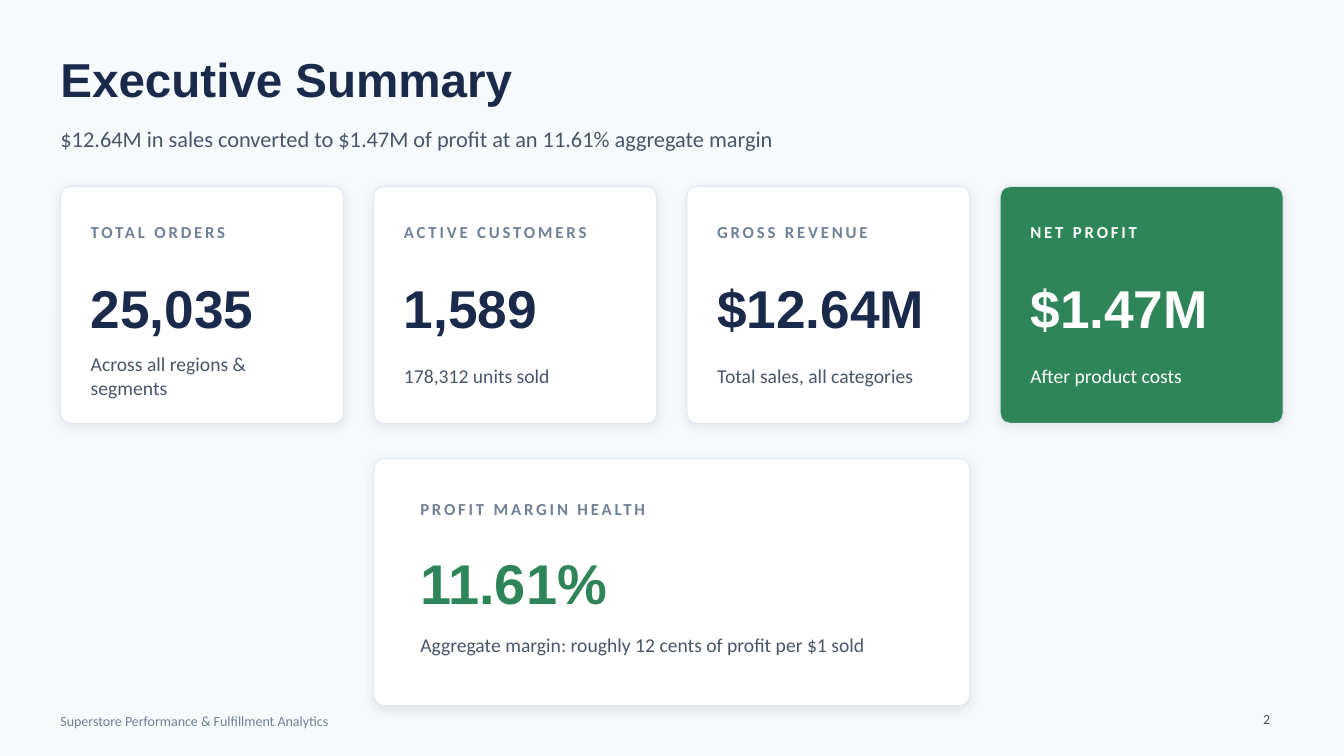
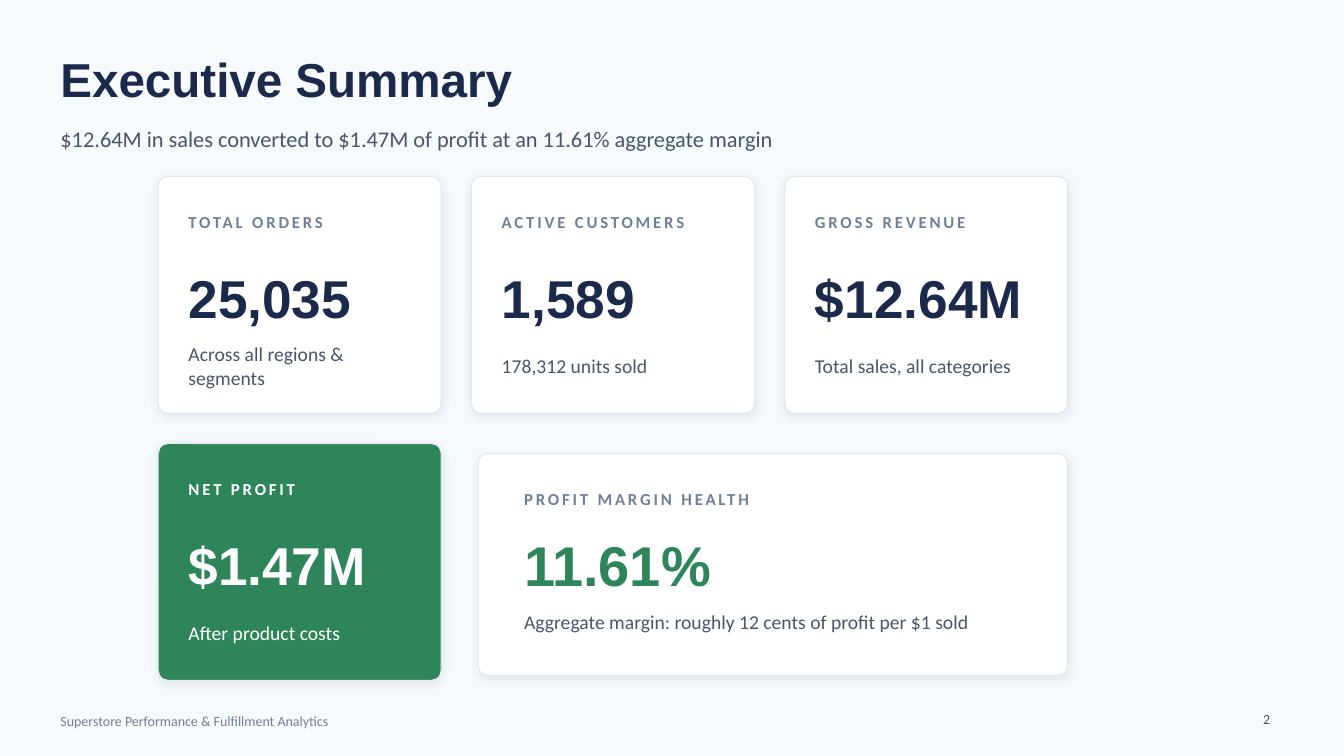
Before and after one commit to king-obobo/analytics_with_dbt, a slide deck: slide 2 of Superstore_Performance_Fulfillment_Analytics.pptx. Drawn at 1344x756 pixels with LibreOffice and Linux fonts; fonts in the diff are those of the drawing. Boxes give left, top, right and bottom in pixels: in the first picture for what was removed or moved away, otherwise in the second. Text is boxed around its words. In the diff, an @@ line names an element or a change of style, - is before the commit and + after.

```diff
--- a/Superstore_Performance_Fulfillment_Analytics.pptx
+++ b/Superstore_Performance_Fulfillment_Analytics.pptx
@@ 6 texts, 2 rounded rectangles: place and size @@
-6 texts, 2 rounded rectangles at (60, 187, 657, 423)
+6 texts, 2 rounded rectangles at (158, 176, 755, 413)
@@ 3 texts, 1 rounded rectangle: place and size @@
-3 texts, 1 rounded rectangle at (688, 187, 971, 423)
+3 texts, 1 rounded rectangle at (784, 176, 1068, 413)
@@ 3 texts, 1 rounded rectangle: place and size @@
-3 texts, 1 rounded rectangle at (1000, 187, 1284, 423)
+3 texts, 1 rounded rectangle at (158, 444, 442, 681)
@@ rounded rectangle: place and size @@
-rounded rectangle at (374, 459, 971, 706)
+rounded rectangle at (478, 454, 1068, 676)
@@ text "PROFIT MARGIN HEALTH" rewrapped from (420, 492, 924, 525) to (524, 484, 1022, 514) @@
@@ text "11.61%": place and size @@
-text "11.61%" at (420, 565, 607, 605)
+text "11.61%" at (524, 547, 711, 587)
@@ text "Aggregate margin: roughly 12 cents ...": place and size @@
-text "Aggregate margin: roughly 12 cents ..." at (420, 638, 864, 656)
+text "Aggregate margin: roughly 12 cents ..." at (524, 615, 968, 633)
```
Also in this commit, not shown: 2 other slides changed, 1 slide added, 2 other files.
